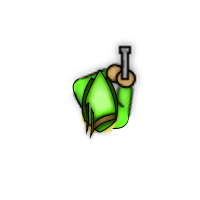
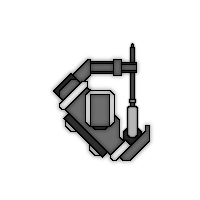
Layer changes from the first 200 × 200 image to the second:
removed layer "Head" over (77, 65, 123, 142)
removed layer "Hair" over (81, 104, 118, 134)
removed layer "Shoulder L" over (67, 76, 108, 115)
removed layer "Shoulder R" over (79, 83, 133, 140)
removed layer "Pistol" over (109, 38, 141, 90)
removed layer "Hand R" over (106, 60, 143, 98)
removed layer "Hand L" over (96, 55, 143, 93)
removed layer "Forearm L" over (67, 61, 119, 105)
removed layer "Forearm R" over (107, 79, 140, 122)
renamed "Hand Color" to "Body Outline Blur", showed it, painted on it over (49, 54, 154, 165)
added layer "Body Outline" above "Body Color" over (53, 59, 150, 161)
added layer "Body Color" above "Rifle Outline Blur" over (53, 59, 150, 161)
added layer "Rifle Outline Blur" above "Rifle Outline" over (121, 41, 144, 147)
added layer "Rifle Outline" above "Rifle Color" over (123, 43, 142, 145)
added layer "Rifle Color" above "Background" over (123, 43, 142, 145)
